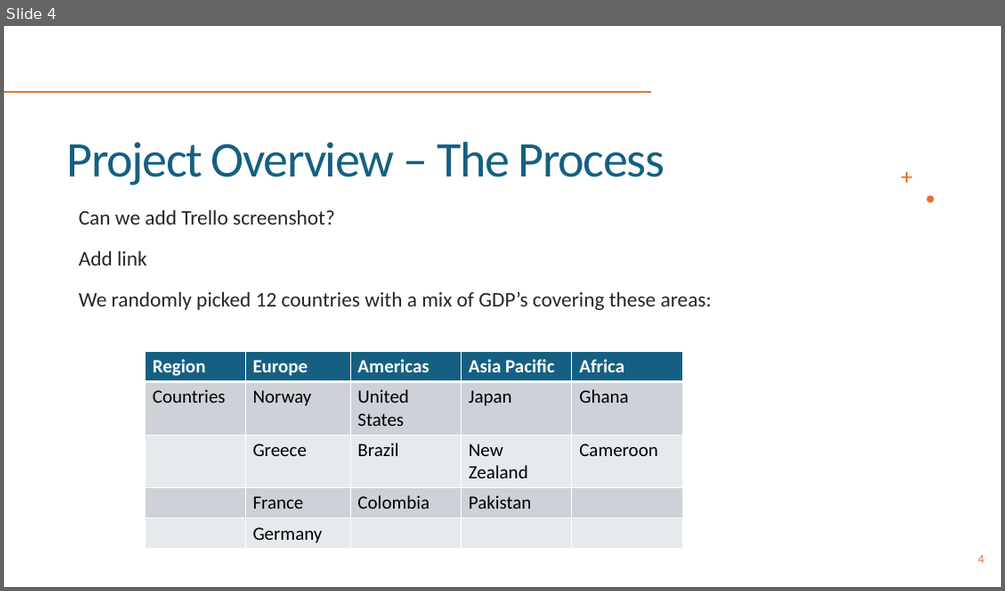
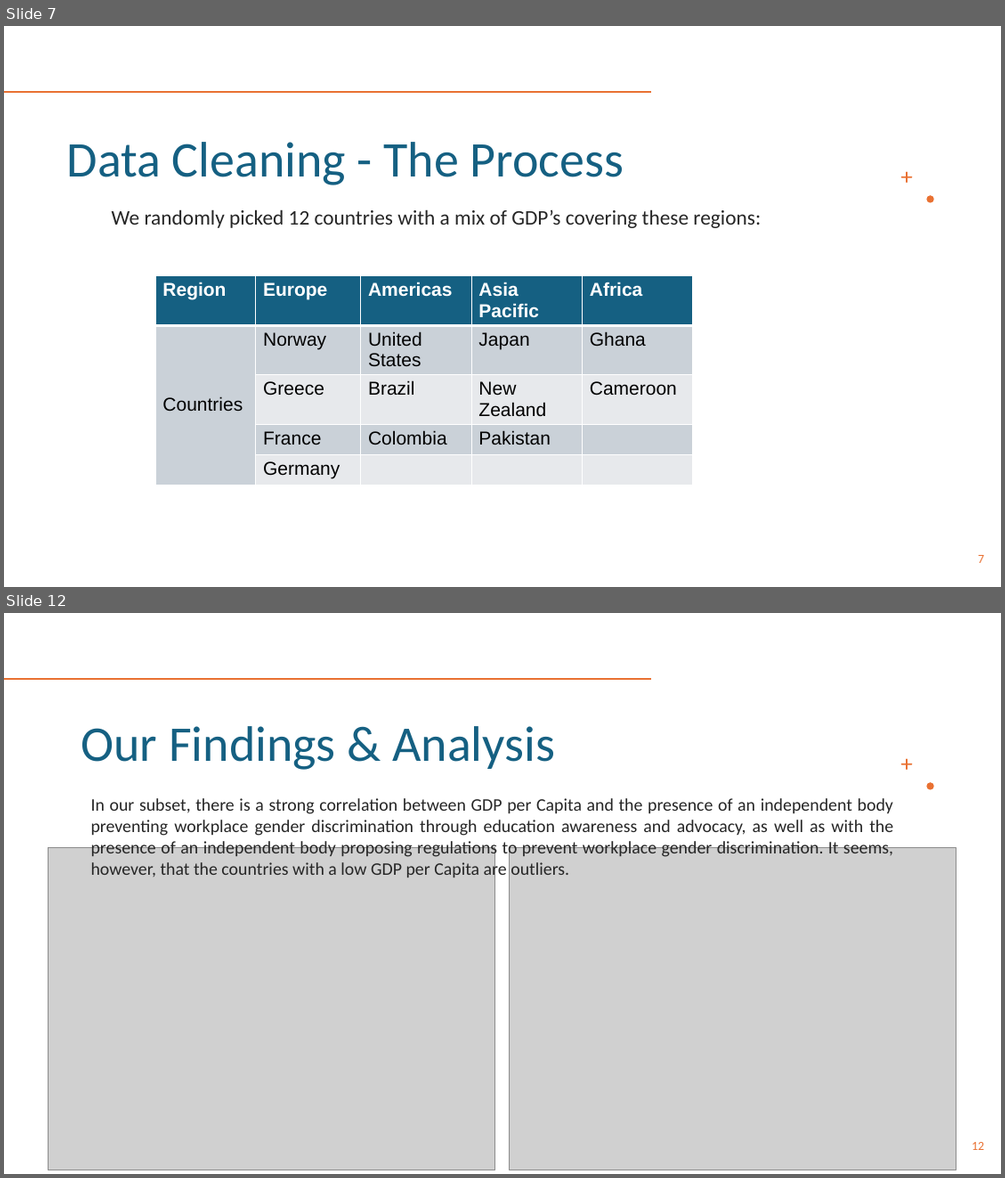
Before and after one commit to PaolaGaray/FirstProject, a slide deck: slides/Team 1_Week3.pptx. Shown one above the other, each under a label of ours: slide 4 before the commit, slides 7 and 12 after it; the slides between them are not shown. The pictures are 1005x591 and 1005x1178 pixels, drawn with LibreOffice and Linux fonts; fonts in the diff are those of the drawing; grey boxes stand for pictures. Boxes give left, top, right and bottom in pixels: in the first picture for what was removed or moved away, otherwise in the second. Text is boxed around its words. In the diff, an @@ line names an element or a change of style, - is before the commit and + after.

```diff
--- a/slides/Team 1_Week3.pptx
+++ b/slides/Team 1_Week3.pptx
@@ slide 12 added at box(4, 613, 1001, 1174), background #FFFFFF; not listed: 3 template elements that a slide beside it also shows @@
@@ title added at box(81, 726, 555, 770), 48 pt, text #156082 @@
+Our Findings & Analysis
@@ text added at box(91, 798, 893, 879), 17 pt, text #262626 @@
+In our subset, there is a strong correlation between GDP per Capita and the presence of an independent body preventing workplace gender discrimination through education awareness and advocacy, as well as with the presence of an independent body proposing regulations to prevent workplace gender discrimination. It seems, however, that the countries with a low GDP per Capita are outliers.
@@ picture added at box(48, 848, 494, 1170) @@
@@ picture added at box(510, 848, 956, 1170) @@
@@ page number added at box(971, 1142, 984, 1150), 12 pt, text #E97132 @@
+12
@@ what was slide 4 is now slide 7 @@
@@ slide 7 changed as well @@
@@ title at box(67, 142, 623, 185): text changed @@
-Project Overview – The Process
+Data Cleaning - The Process
@@ text at box(112, 209, 760, 228): text changed @@
-Can we add Trello screenshot?
-Add link
-We randomly picked 12 countries with a mix of GDP’s covering these areas:
+We randomly picked 12 countries with a mix of GDP’s covering these regions:
@@ table at box(155, 276, 692, 482) @@
@@ fill #CCD2D8 to #CAD1D8 in 9 cells @@
@@ fill #E8EAED to #E7E9EC in 8 cells @@
@@ font Calibri to Arial @@
@@ table: place and size @@
-table at box(146, 351, 682, 548)
+table at box(155, 276, 692, 482)
@@ page number at box(978, 555, 984, 563): text changed @@
-4
+7
```
Also in this commit, not shown: 5 other slides changed, 9 other slides added, 12 slides removed, 2 other files.
